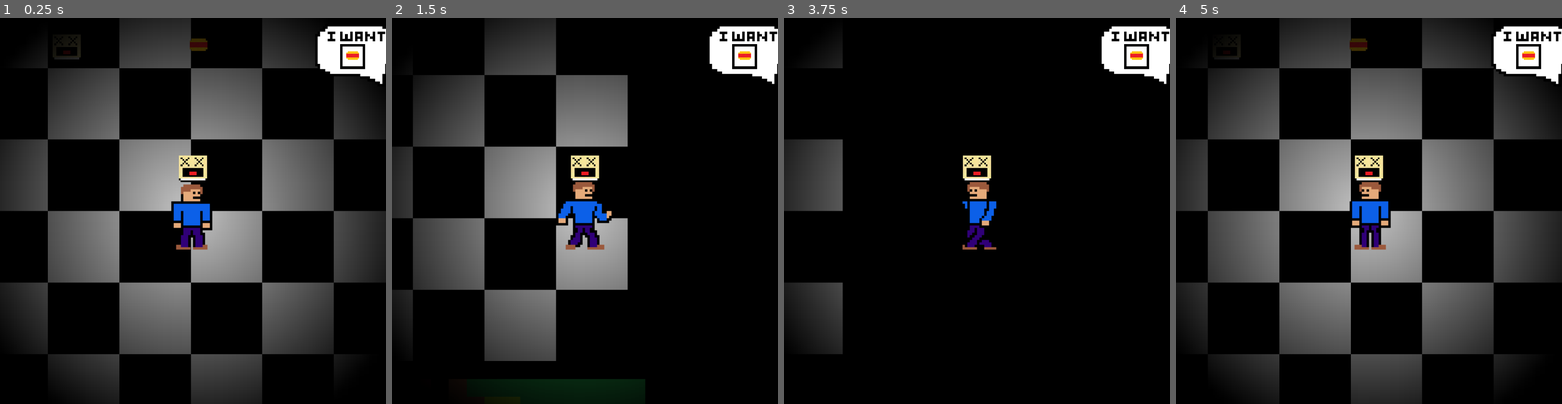
Above: before the commit, frames 1-4 (left to right).
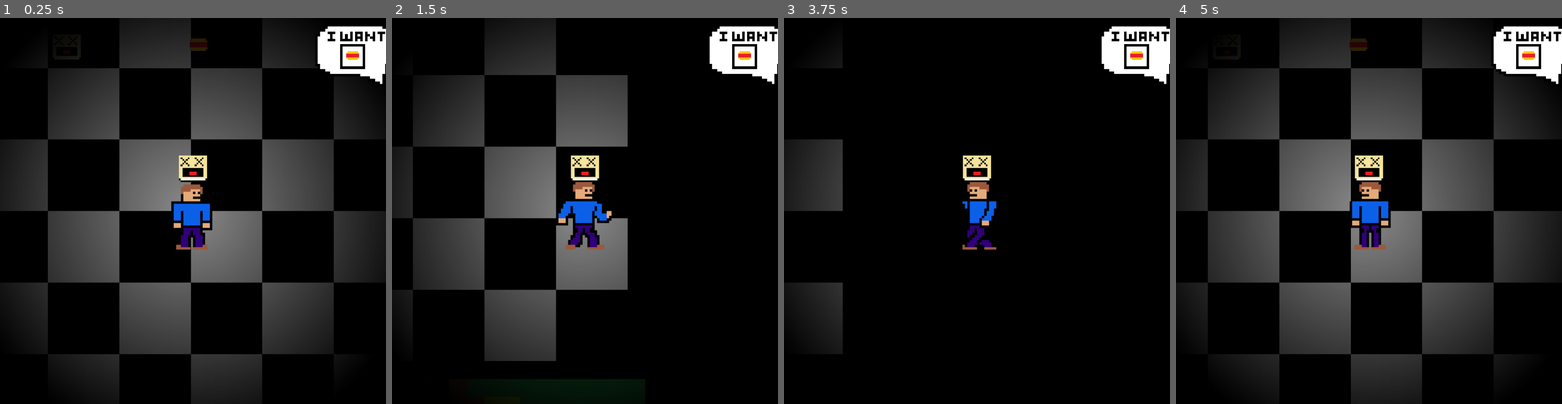
Above: after the commit, the same moments.

Repository: Vektor-Studios/Hackclub-Haven
Game: Godot game, scene res://Scenes/game.tscn
Two runs of this game, one before a commit and one after it. Both use one fixed random seed, a clock stepped at 60 frames per second and the inputs below. The engine's default icon, where the game draws it, is replaced by a stand-in: a white triangle on a blue panel in a dark square.
Inputs:
- Up to frame 1 (0.25 s): no input
- Up to frame 2 (1.5 s): tap Enter at 0.5 s; hold D (right) 0.53-1.28 s; hold S (down) from 1.28 s (still down)
- Up to frame 3 (3.75 s): release S (down) at 2.03 s; hold D (right) 2.03-2.78 s; hold W (up) 2.78-3.53 s; hold A (left) from 3.53 s (still down)
- Up to frame 4 (5 s): keep holding A (left)

The runs differ from the first frame. In frame 1, 19% of the frame differs, in the area x 13-86%, y 13-87%; in frame 2, 14%; in frame 3, 0.2%; in frame 4, 19%, in the area x 13-86%, y 13-86%.

Commit message:
Lighting Update
Tweaked lighting and added a orange-y light to the burner (burner not used yet)

Diff:
--- a/Scenes/burner.tscn
+++ b/Scenes/burner.tscn
@@ -1,13 +1,22 @@
 [gd_scene format=3 uid="uid://cau63g10mgg4q"]
 
 [ext_resource type="Script" uid="uid://drf15ev3teuv2" path="res://Scripts/burner.gd" id="1_ldc4f"]
-[ext_resource type="Texture2D" uid="uid://bppby023f8mpx" path="res://Sprites/burner_sprite.png" id="1_xmnwn"]
 
 [sub_resource type="CircleShape2D" id="CircleShape2D_603e6"]
 radius = 138.00362
 
 [sub_resource type="RectangleShape2D" id="RectangleShape2D_ldc4f"]
 size = Vector2(126.5, 126)
+
+[sub_resource type="Gradient" id="Gradient_3dryh"]
+offsets = PackedFloat32Array(0, 0.4849624)
+colors = PackedColorArray(0.78183013, 0.78183013, 0.7818301, 1, 0, 0, 0, 1)
+
+[sub_resource type="GradientTexture2D" id="GradientTexture2D_xmnwn"]
+gradient = SubResource("Gradient_3dryh")
+fill = 1
+fill_from = Vector2(0.49530515, 0.5)
+fill_to = Vector2(1, 1)
 
 [node name="Burner" type="StaticBody2D" unique_id=1445088838]
 collision_layer = 2
@@ -37,5 +46,11 @@
 theme_override_font_sizes/font_size = 80
 text = "Time: 100s"
 
+[node name="PointLight2D" type="PointLight2D" parent="." unique_id=394190387]
+color = Color(1, 0.63230413, 0.44615072, 1)
+shadow_enabled = true
+texture = SubResource("GradientTexture2D_xmnwn")
+texture_scale = 27.0
+
 [connection signal="body_entered" from="Area2D" to="." method="_on_area_2d_body_entered"]
 [connection signal="timeout" from="FireTimer" to="." method="_on_fire_timer_timeout"]
--- a/Scenes/game.tscn
+++ b/Scenes/game.tscn
@@ -28,7 +28,7 @@
 position = Vector2(2239, 2227)
 scale = Vector2(1.5, 1.5)
 
-[node name="CanvasModulate" type="CanvasModulate" parent="." unique_id=1043050218]
+[node name="Darkness" type="CanvasModulate" parent="." unique_id=1043050218]
 color = Color(0, 0, 0, 1)
 
 [node name="CanvasLayer" type="CanvasLayer" parent="." unique_id=950640761]
@@ -43,6 +43,7 @@
 position = Vector2(490, -309)
 
 [node name="PointLight2D" type="PointLight2D" parent="CanvasLayer/Player" unique_id=825039255]
+energy = 0.7
 shadow_enabled = true
 texture = SubResource("GradientTexture2D_wowpa")
 texture_scale = 27.0
Not shown: 1 places in Scenes/game.tscn that only renumber resources
